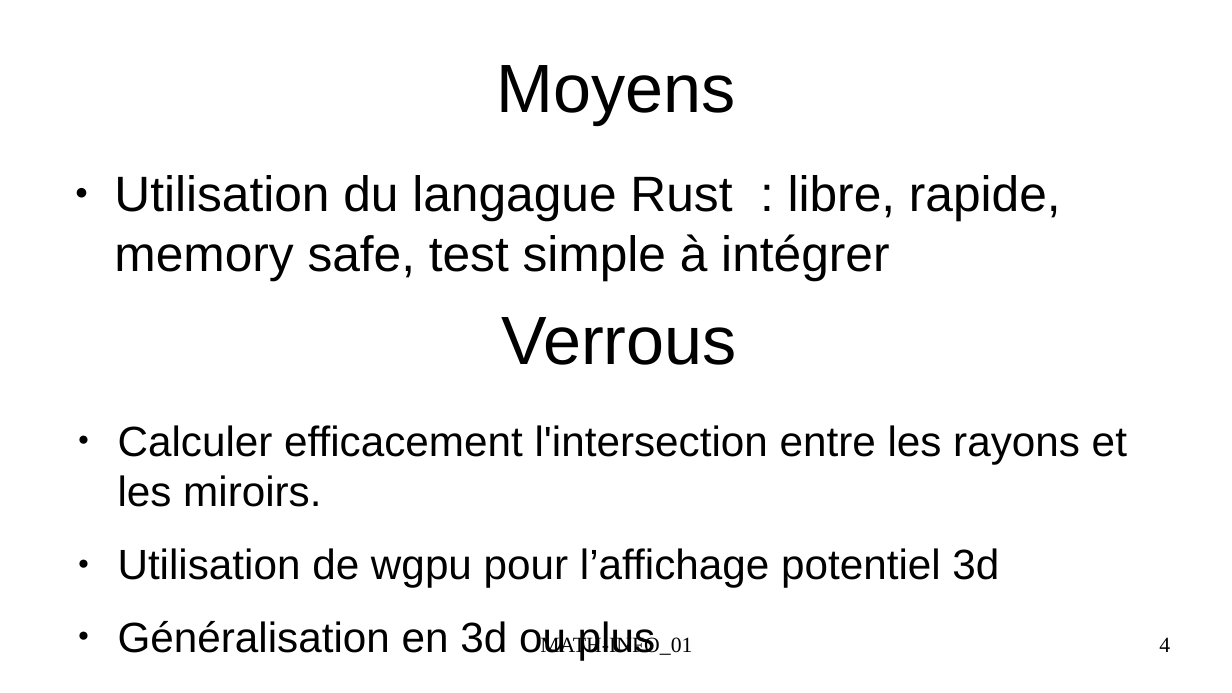
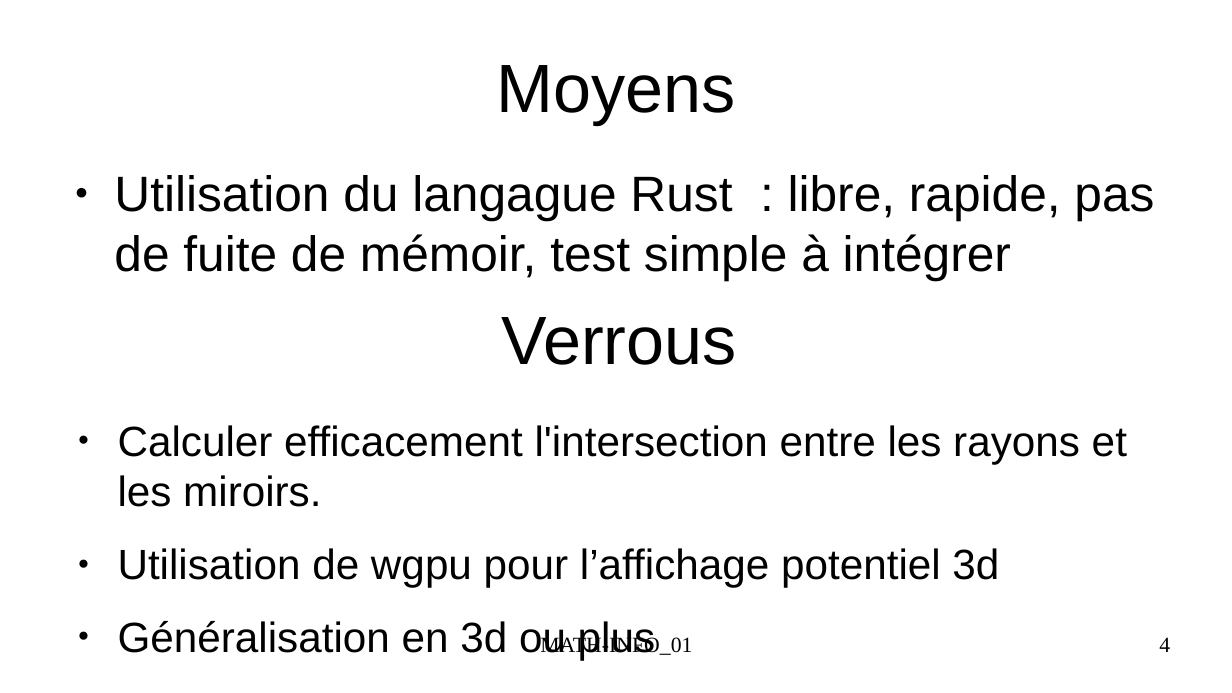
Before and after one commit to FlashOnFire/MirrorVerse, a slide deck: slide 4 of project_managment/presentation1.odp. Drawn at 1232x693 pixels with LibreOffice and Linux fonts; fonts in the diff are those of the drawing. Boxes give left, top, right and bottom in pixels: in the first picture for what was removed or moved away, otherwise in the second. Text is boxed around its words. In the diff, an @@ line names an element or a change of style, - is before the commit and + after.

```diff
--- a/project_managment/presentation1.odp
+++ b/project_managment/presentation1.odp
@@ text at (114, 175, 1154, 280): text changed @@
-● Utilisation du langague Rust : libre, rapide, memory safe, test simple à intégrer
+● Utilisation du langague Rust : libre, rapide, pas de fuite de mémoir, test simple à intégrer
```
Also in this commit, not shown: 4 other slides changed, 3 other files.
